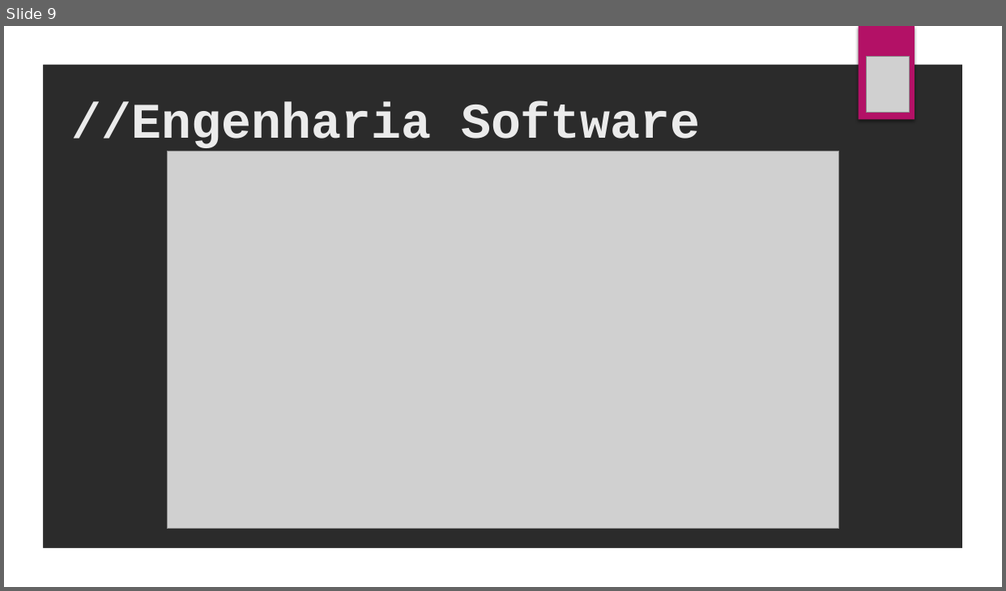
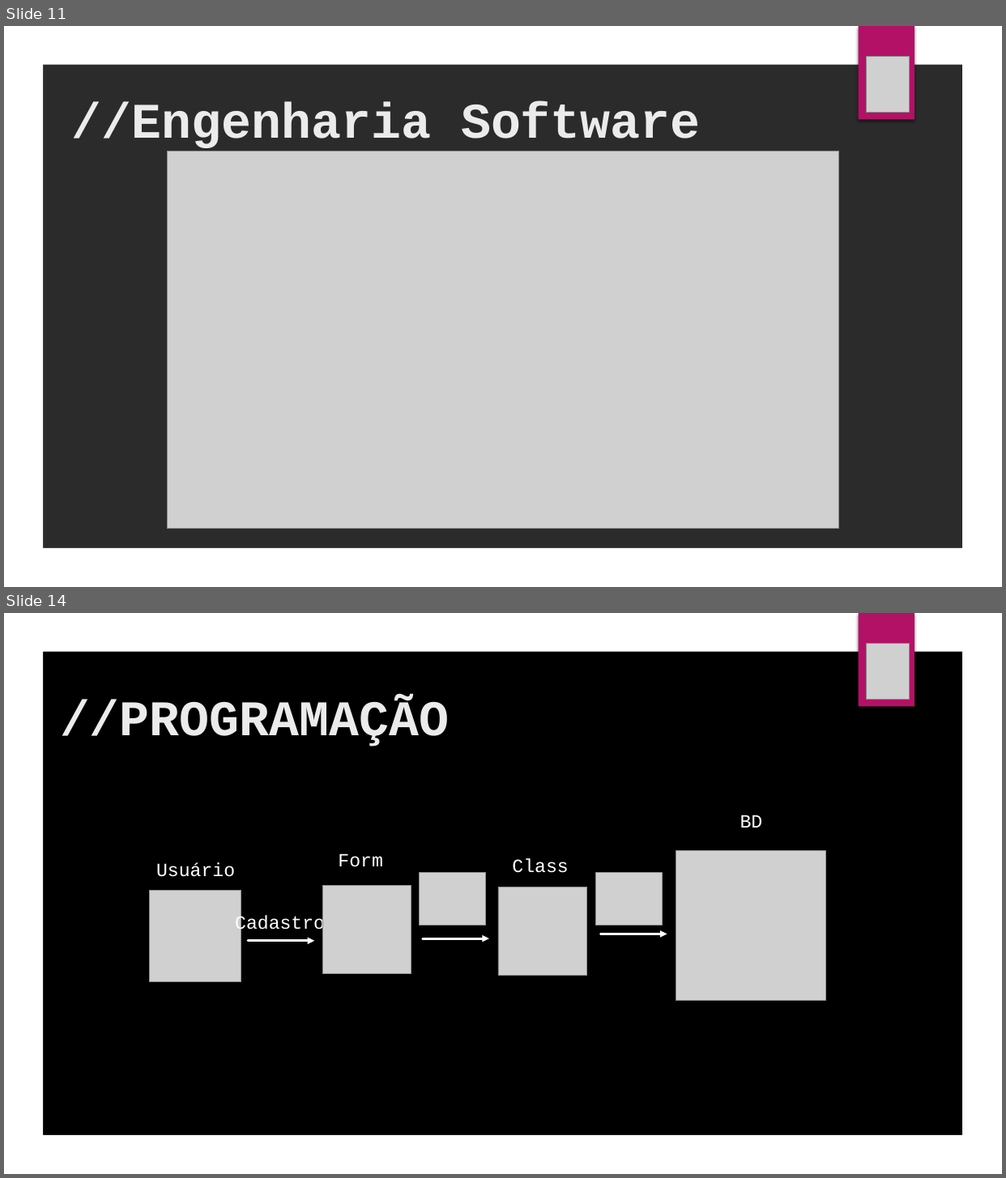
Before and after one commit to SilvioDaCol/ArqFriendly, a slide deck: APRESENTAÇÃO/APRESENTAÇÃO GAMEFRIENDLY.pptx. Shown one above the other, each under a label of ours: slide 9 before the commit, slides 11 and 14 after it; the slides between them are not shown. The pictures are 1006x591 and 1006x1178 pixels, drawn with LibreOffice and Linux fonts; fonts in the diff are those of the drawing; grey boxes stand for pictures; background and template pictures are left out; a plain dark background stands for a picture behind light text. Boxes give left, top, right and bottom in pixels: in the first picture for what was removed or moved away, otherwise in the second. Text is boxed around its words. In the diff, an @@ line names an element or a change of style, - is before the commit and + after.

```diff
--- a/APRESENTAÇÃO/APRESENTAÇÃO GAMEFRIENDLY.pptx
+++ b/APRESENTAÇÃO/APRESENTAÇÃO GAMEFRIENDLY.pptx
@@ slide 14 added at (x1=4, y1=613, x2=1002, y2=1174), background picture (left out) @@
@@ freeform shape added at (x1=4, y1=613, x2=1002, y2=1174), fill #FFFFFF @@
@@ rectangle added at (x1=859, y1=613, x2=914, y2=707), fill #B31166 @@
@@ picture added at (x1=867, y1=643, x2=909, y2=700) @@
@@ title added at (x1=60, y1=700, x2=449, y2=747), 48 pt, text #EBEBEB, bold @@
+//PROGRAMAÇÃO
@@ text added at (x1=740, y1=815, x2=763, y2=828), 18 pt, text #FFFFFF @@
+BD
@@ text added at (x1=338, y1=854, x2=382, y2=867), 18 pt, text #FFFFFF @@
+Form
@@ picture added at (x1=675, y1=851, x2=825, y2=1001) @@
@@ text added at (x1=156, y1=862, x2=235, y2=877), 18 pt, text #FFFFFF @@
+Usuário
@@ picture added at (x1=420, y1=872, x2=485, y2=925) @@
@@ text added at (x1=512, y1=858, x2=568, y2=873), 18 pt, text #FFFFFF @@
+Class
@@ picture added at (x1=595, y1=872, x2=661, y2=925) @@
@@ picture added at (x1=149, y1=891, x2=241, y2=983) @@
@@ picture added at (x1=323, y1=885, x2=411, y2=973) @@
@@ picture added at (x1=498, y1=887, x2=586, y2=975) @@
@@ text added at (x1=235, y1=916, x2=325, y2=935), 18 pt, text #FFFFFF @@
+Cadastro
@@ arrow added from (248, 941) to (315, 941), #FFFFFF 2.25 pt @@
@@ arrow added from (423, 939) to (489, 939), #FFFFFF 2.25 pt @@
@@ arrow added from (601, 934) to (667, 934), #FFFFFF 2.25 pt @@
@@ what was slide 9 is now slide 11 @@
```
Also in this commit, not shown: 3 slides changed, 8 other slides added, 1 slide removed, 5 other files.
